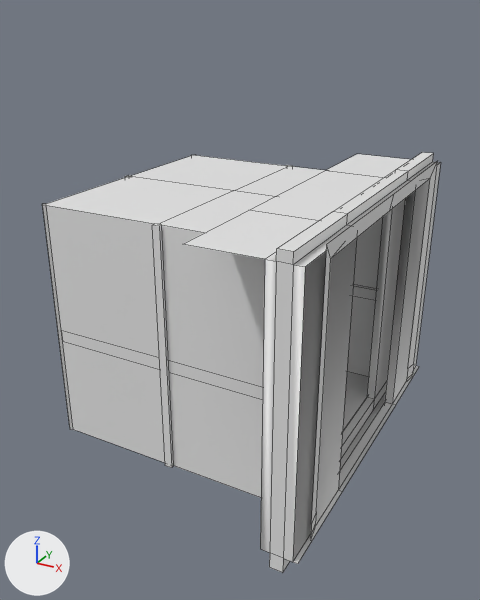
Renders of the FBX model Assets/Models/Final_Models/Elevator.fbx from each side of a commit.
Both versions are drawn from a 50 mm camera at (-0.78, -8.39, 3.2) aimed at (-3.1, -4.17, 1.09). The lights are fixed; the arrows at lower left show +X, +Y and +Z. Mesh edges are drawn as thin lines. Where no turn or scale is listed for an object, it has been applied to the vertices.

In view in the first picture: 'Office wall.014'.
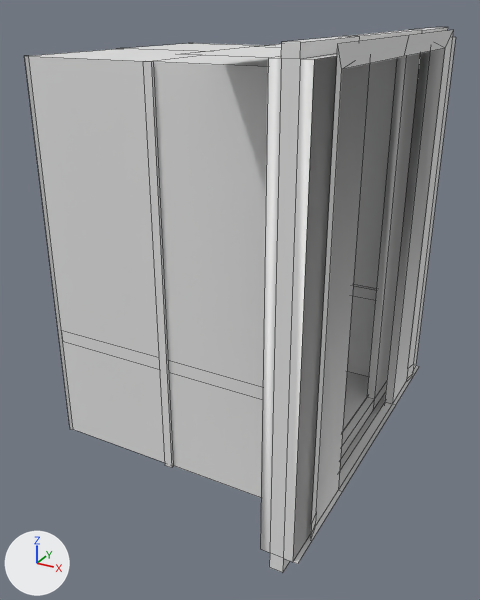
Commit message: Elevator Models

Where the newer file only moved an object's origin or applied its transform, the numbers keep the older frame.

Boxes (x1, y1, x2, y2) around the edits, measured in the pictures (480 x 600 px; the box of a moved part takes in the faces that stretch with it):
'Office wall.014', reshaped (8% wider, 30% taller): before (42, 152, 441, 573); after (24, 27, 456, 573)
part 1 of me_plane_031, moved or reshaped: before (42, 152, 441, 506); after (24, 27, 456, 506)

What the commit changed:
me_plane_031 has 146 vertices, 118 faces and spans x -3.28..-0.99, y -2.44..0.44, z -0.13..2.06.
me_plane_031 is used by ob_office_wall_014; location (-1.0, -3.0, 0.0).
me_plane_031 part 1: all 61 vertices in x -3.28..-1.0, y -2.44..0.44, z 1.91..2.06 are moved by (0.0, 0.0, 1.0).
